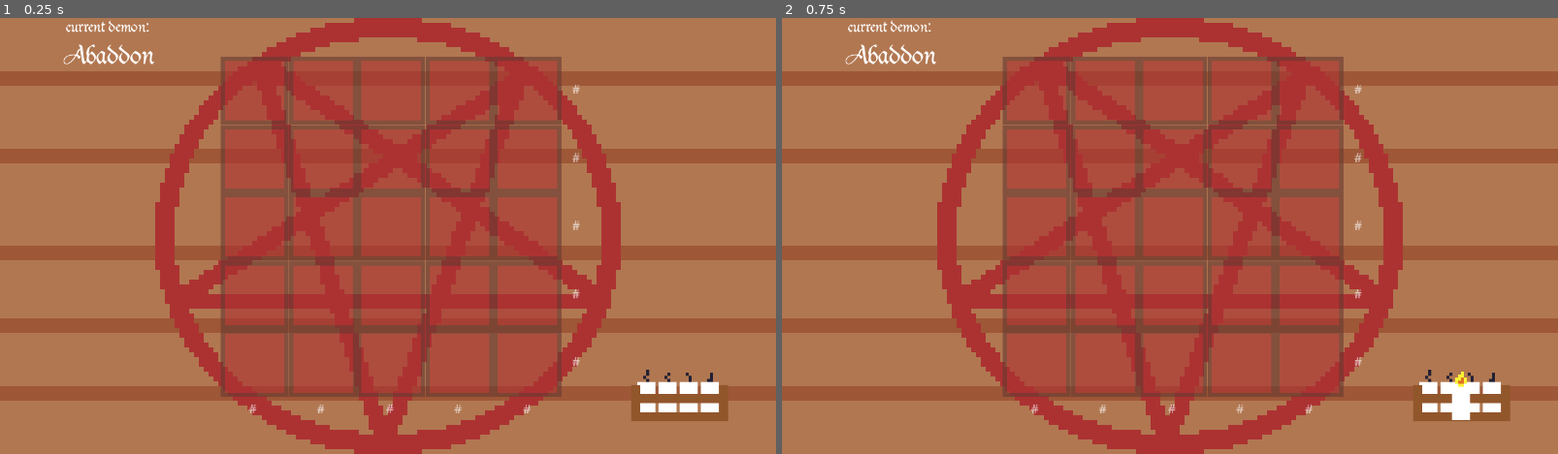
Above: before the commit, frames 1-2 (left to right).
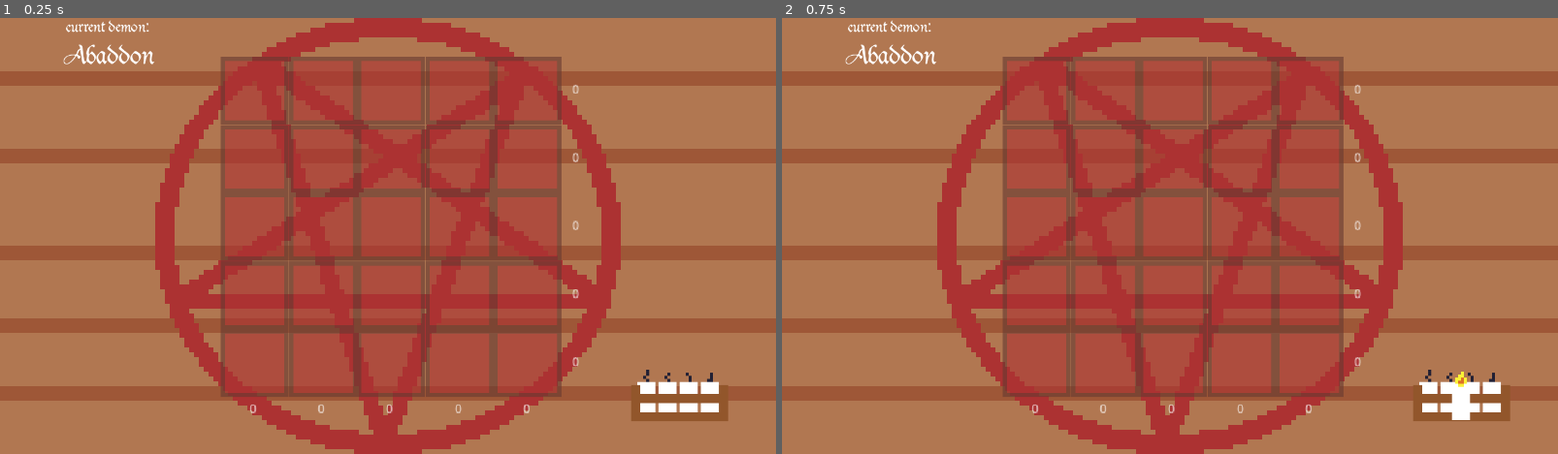
Above: after the commit, the same moments.

Repository: adrientremblay/ld55
Game: Godot game, scene res://scenes/main.tscn
Two runs of this game, one before a commit and one after it. Both use one fixed random seed, a clock stepped at 60 frames per second and the inputs below.
Inputs (mouse positions are in pixels of both pictures, inside the frame that each line leads up to):
- Up to frame 1 (0.25 s): no input
- Up to frame 2 (0.75 s): tap Enter at 0.5 s; move the mouse to (1464, 397) at 0.52 s; press the mouse at (1464, 397) at 0.53 s

The runs differ from the first frame. In frame 1, 0.1% of the frame differs, in the area x 32-75%, y 15-91%; in frame 2, 0.1%.
Error before the commit: Invalid assignment of property or key 'text' with value of type 'String' on a base object of type 'null instance'. (res://scenes/altar.gd:51)

Commit message:
Updated script so everything works

Diff:
--- a/scenes/altar.gd
+++ b/scenes/altar.gd
@@ -29,13 +29,13 @@
 func populate_col_labels():
 	for i in range(5):
 		var col_number = i+1
-		var col_label = get_node("y" + str(col_number))
+		var col_label = get_node("cols").get_node("y" + str(col_number))
 		col_labels.append(col_label)
 
 func populate_row_labels():
 	for i in range(5):
 		var row_number = i+1
-		var row_label = get_node("x" + str(row_number))
+		var row_label = get_node("rows").get_node("x" + str(row_number))
 		row_labels.append(row_label)
 
 func update_col_labels():
